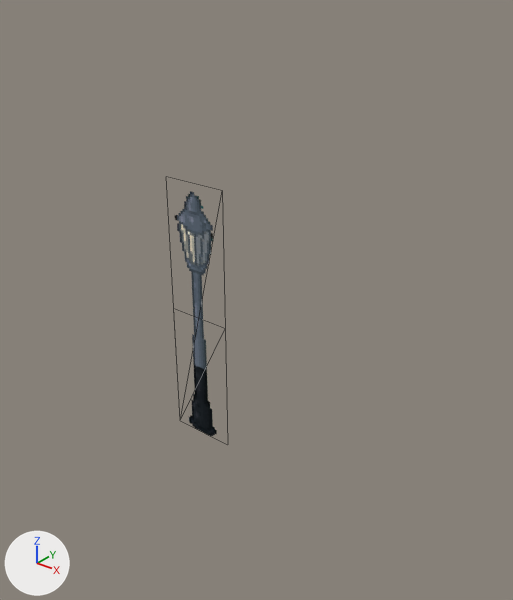
The glTF model Resources/Crocotile/Props.gltf: old version first, new version second.
Camera for both pictures: a camera (50 mm lens) standing at (12.67, -13.19, 13.42) and looking at (0.99, 1.42, 4.36). Lighting does not change. The marker at lower left points along +X, +Y and +Z. Mesh edges are drawn as thin lines.

Objects in the first picture: 'street_light-col'.
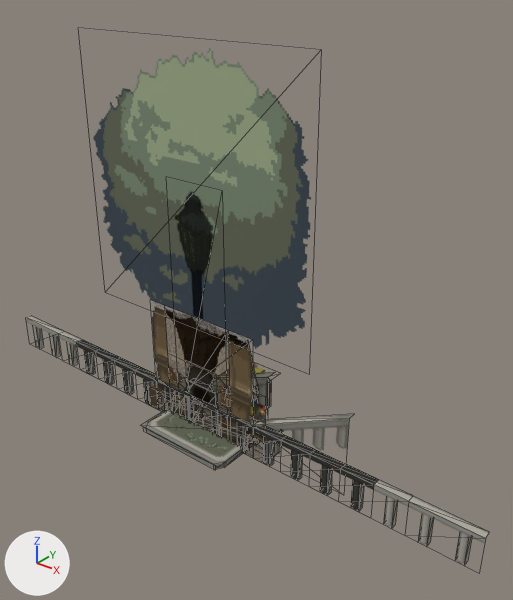
The change, as a diff of the scene's bpy script:
```diff
--- a/Resources/Crocotile/Props.gltf.py
+++ b/Resources/Crocotile/Props.gltf.py
@@ mat_3 @@
+mat_3 = bpy.data.materials.new('3')
+# uses the picture img_image_2
@@ mat_1 @@
+mat_1 = bpy.data.materials.new('1')
+# uses the picture img_image_1
@@ me_mesh_0 @@
 me_mesh_0.from_pydata(...)  # 4 vertices, 2 faces; spans x -1.0..1.0, y 0.0, z 0.0..4.0
-me_mesh_0.vertices[0].co = (-1.0, 0.0, 0.0)
-me_mesh_0.vertices[1].co = (1.0, 0.0, 4.0)
-me_mesh_0.vertices[2].co = (-1.0, 0.0, 4.0)
-me_mesh_0.vertices[3].co = (1.0, 0.0, 0.0)
+# me_mesh_0 part 1
+me_mesh_0.vertices[0].co = (-0.62, 0.0, 0.0)
+me_mesh_0.vertices[1].co = (0.62, 0.0, 2.38)  # pixel (216, 374)
+me_mesh_0.vertices[2].co = (-0.62, 0.0, 2.38)  # pixel (185, 360)
+me_mesh_0.vertices[3].co = (0.62, 0.0, 0.0)
 me_mesh_0.materials.append(mat_0)
@@ ob_chair_outdoor_right_col @@
+ob_chair_outdoor_right_col = bpy.data.objects.new('chair_outdoor_right-col', me_mesh_17)  # 33 vertices, 24 faces; spans x 0.0..1.25, y -0.406..0.406, z 0.031..1.219
+ob_chair_outdoor_right_col.location = (-0.56, 0.41, -0.03)
@@ ob_flower_box_vertical_col @@
+ob_flower_box_vertical_col = bpy.data.objects.new('flower_box_vertical-col', me_mesh_16)  # 10 vertices, 8 faces; spans x -0.75..0.75, y 0.0..3.0, z -1.0..0.0
+ob_flower_box_vertical_col.location = (0.0, 0.0, 1.0)
@@ ob_flower_box_horizontal_col @@
+ob_flower_box_horizontal_col = bpy.data.objects.new('flower_box_horizontal-col', me_mesh_15)  # 18 vertices, 10 faces; spans x -2.5..2.5, y 0.0..0.81, z 0.0..2.12
+ob_flower_box_horizontal_col.location = (0.0, 0.0, 0.0)
@@ ob_tree_small_underground_col @@
+ob_tree_small_underground_col = bpy.data.objects.new('tree_small_underground-col', me_mesh_14)  # 24 vertices, 12 faces; spans x -1.62..1.62, y -1.12..1.0, z 0.0..0.19
+ob_tree_small_underground_col.location = (0.0, 0.0, 0.0)
@@ ob_tree_small_col @@
+ob_tree_small_col = bpy.data.objects.new('tree_small-col', me_mesh_13)  # 8 vertices, 4 faces; spans x -4.12..3.88, y 0.0, z 0.0..11.62
+ob_tree_small_col.location = (0.0, 0.0, 0.0)
@@ ob_bench_front_col @@
+ob_bench_front_col = bpy.data.objects.new('bench_front-col', me_mesh_12)  # 34 vertices, 28 faces; spans x 0.0..3.38, y -0.59..0.09, z 0.0..1.12
+ob_bench_front_col.location = (-1.69, 0.59, 0.0)
@@ ob_railing_stone_bulge_col @@
+ob_railing_stone_bulge_col = bpy.data.objects.new('railing_stone_bulge-col', me_mesh_11)  # 51 vertices, 32 faces; spans x -4.0..4.0, y 0.0..2.31, z -1.69..1.19
+ob_railing_stone_bulge_col.location = (0.0, 0.0, 0.0)
@@ ob_railing_bulge_right_col @@
+ob_railing_bulge_right_col = bpy.data.objects.new('railing_bulge_right-col', me_mesh_10)  # 38 vertices, 20 faces; spans x -1.0..1.0, y -1.0..1.38, z -1.47..1.47
+ob_railing_bulge_right_col.location = (0.0, 1.0, -0.03)
@@ ob_railing_bulge_left_col @@
+ob_railing_bulge_left_col = bpy.data.objects.new('railing_bulge_left-col', me_mesh_9)  # 38 vertices, 20 faces; spans x -1.0..1.0, y -1.0..1.38, z -1.47..1.47
+ob_railing_bulge_left_col.location = (0.25, 1.78, 0.22)
@@ ob_railing_stone_9x_col @@
+ob_railing_stone_9x_col = bpy.data.objects.new('railing_stone_9x-col', me_mesh_8)  # 174 vertices, 108 faces; spans x -9.0..9.0, y 0.0..0.2, z 0.0..1.1
+ob_railing_stone_9x_col.location = (0.0, 0.0, 0.0)
@@ ob_railing_stone_6x_col @@
+ob_railing_stone_6x_col = bpy.data.objects.new('railing_stone_6x-col', me_mesh_7)  # 117 vertices, 72 faces; spans x -6.0..6.0, y 0.0..0.25, z 0.0..1.12
+ob_railing_stone_6x_col.location = (0.0, 0.0, 0.0)
@@ ob_rubbish_container_col @@
+ob_rubbish_container_col = bpy.data.objects.new('rubbish_container-col', me_mesh_2)  # 4 vertices, 2 faces; spans x -2.0..2.0, y 0.0, z 0.0..4.0
+ob_rubbish_container_col.location = (0.0, 0.0, 0.0)
@@ ob_rubbish_bin_3d_col @@
+ob_rubbish_bin_3d_col = bpy.data.objects.new('rubbish_bin-3d-col', me_mesh_0_1)  # 18 vertices, 14 faces; spans x -0.62..0.62, y 0.0..0.5, z 0.0..1.88
+ob_rubbish_bin_3d_col.location = (0.0, 0.0, 0.0)
```

Location of each change, [x1, y1, x2, y2] in pixels of the pictures (513 x 600 px):
'tree_small-col', added: after [93, 48, 311, 437]
'railing_stone_9x-col', added: after [26, 316, 489, 564]
'rubbish_container-col', added: after [152, 306, 253, 444]
'tree_small_underground-col', added: after [144, 406, 256, 469]
'railing_stone_bulge-col', added: after [156, 363, 353, 455]
'railing_stone_6x-col', added: after [77, 340, 374, 511]
'flower_box_horizontal-col', added: after [147, 367, 282, 464]
'railing_bulge_right-col', added: after [178, 373, 274, 413]
'rubbish_bin-col', reshaped (not visible before): after [187, 364, 217, 432]
'flower_box_vertical-col', added: after [185, 362, 281, 436]
'rubbish_bin-3d-col', added: after [188, 375, 227, 427]
'bench_front-col', added: after [164, 398, 259, 452]
'railing_bulge_left-col', added: after [246, 340, 258, 400]
'chair_outdoor_right-col', added: after [190, 412, 220, 432]
'street_light-col', unchanged, covered by the edit: before [175, 191, 217, 436]; after [175, 191, 213, 319]
